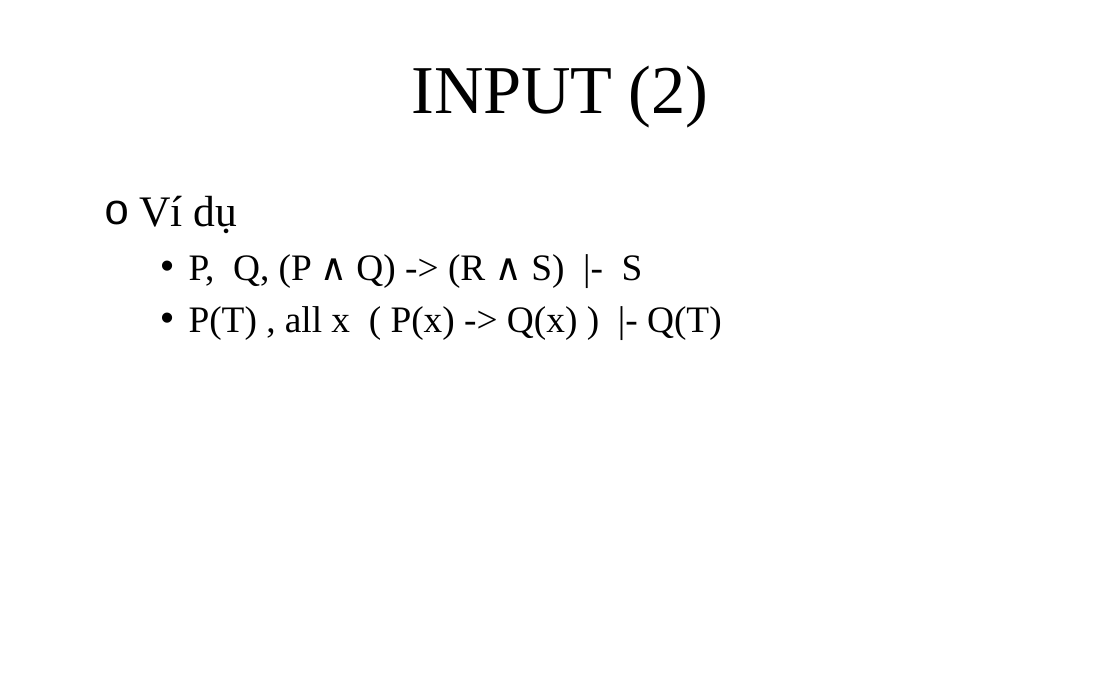
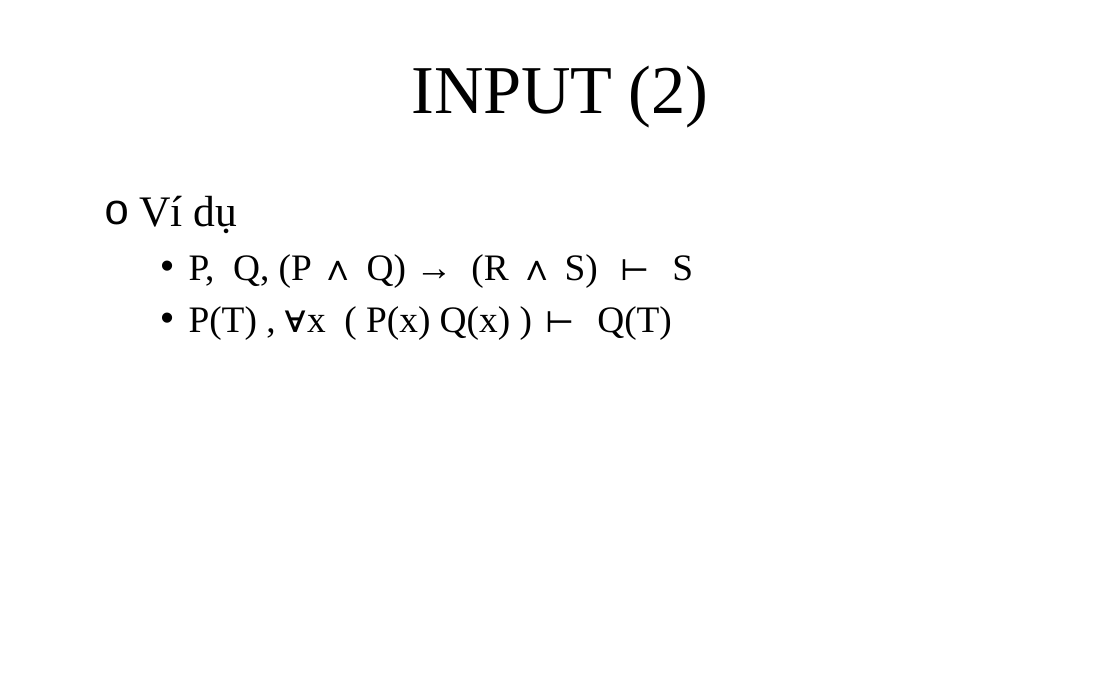
Before and after one commit to giang-rocker/logic, a slide deck: slide 8 of Report/SUY LUẬN TỰ NHIÊN.pptx (slide 7 before the commit). Drawn at 1120x700 pixels with LibreOffice and Linux fonts; fonts in the diff are those of the drawing. Boxes give left, top, right and bottom in pixels: in the first picture for what was removed or moved away, otherwise in the second. Text is boxed around its words. In the diff, an @@ line names an element or a change of style, - is before the commit and + after.

```diff
--- a/Report/SUY LUẬN TỰ NHIÊN.pptx
+++ b/Report/SUY LUẬN TỰ NHIÊN.pptx
@@ text at [189, 254, 693, 339]: text changed @@
-    • P, Q, (P ∧ Q) -> (R ∧ S) |- S
-    • P(T) , all x ( P(x) -> Q(x) ) |- Q(T)
+    • P, Q, (P ∧ Q) → (R ∧ S) ⊢ S
+    • P(T) , ∀x ( P(x) Q(x) ) ⊢ Q(T)
```
Also in this commit, not shown: 9 other slides changed, 9 slides added, 10 slides removed.
